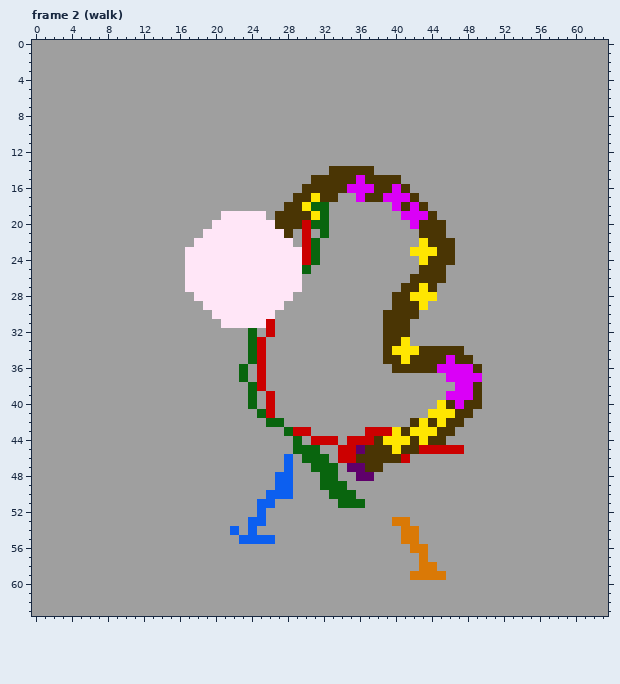
Two states of a pixel-art file, Art/Sprites/flor-malvada.ase. Above is the file before it was changed.
64x64 pixels, 16 frames. Shown: frame 2 (walk). The commit also changed other frames, which this record leaves out.
New version:
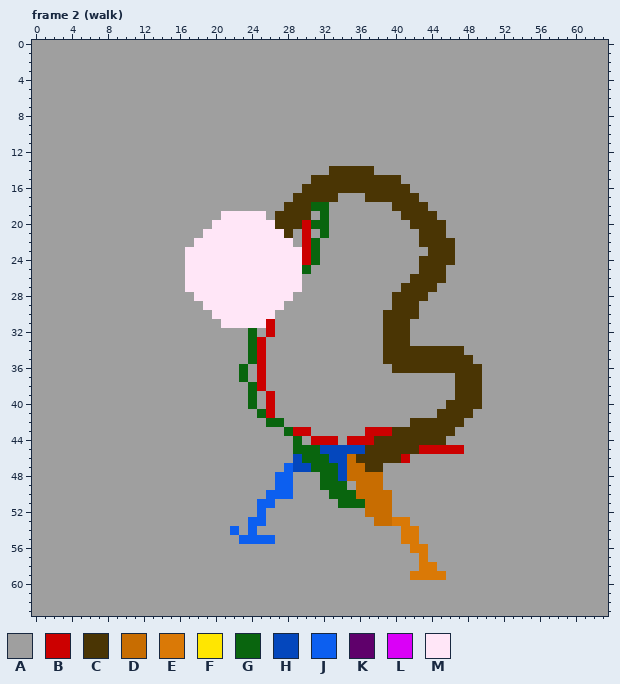
Palette (. is transparent): A #9f9f9f  B #cc0000  C #4a3504  D #c86d01  E #da7906  F #ffe601  G #09650e  H #0447bd  J #0c5ff0  K #5f006b  L #da00f7  M #ffe6f7
The commit says: 🎨 perna superior da florzinha
The edit:
{"change": "layer \"perna traseira coxa\" added"}
{"change": "layer \"perna frontal coxa\" added"}
{"change": "layer \"bolinhas/bolinhas\" now hidden"}
{"change": "layer \"bolinhas/bolinhas 2\" now hidden"}
{"change": "layer \"bolinhas/bolinhas 3\" now hidden"}
{"change": "layer \"bolinhas/bolinhas 4\" now hidden"}
{"change": "layer \"bolinhas/bolinhas 5\" now hidden"}
{"where": "frame 2 (walk)"}
{"frame":2,"y":15,"x":36,"old":"L","new":"C"}
{"frame":2,"y":16,"x":35,"old":"LLL","new":"CCC"}
{"frame":2,"y":16,"x":40,"old":"L","new":"C"}
{"frame":2,"y":17,"x":31,"old":"F","new":"C"}
{"frame":2,"y":17,"x":36,"old":"L","new":"A"}
{"frame":2,"y":17,"x":39,"old":"LLL","new":"CCC"}
{"frame":2,"y":18,"x":30,"old":"F","new":"C"}
{"frame":2,"y":18,"x":40,"old":"L","new":"C"}
{"frame":2,"y":18,"x":42,"old":"L","new":"C"}
{"frame":2,"y":19,"x":31,"old":"F","new":"A"}
{"frame":2,"y":19,"x":41,"old":"LLL","new":"CCC"}
{"frame":2,"y":20,"x":42,"old":"L","new":"C"}
{"frame":2,"y":22,"x":43,"old":"F","new":"C"}
{"frame":2,"y":23,"x":42,"old":"FFF","new":"AAC"}
{"frame":2,"y":24,"x":43,"old":"F","new":"C"}
{"frame":2,"y":27,"x":43,"old":"F","new":"C"}
{"frame":2,"y":28,"x":42,"old":"FFF","new":"CCA"}
{"frame":2,"y":29,"x":43,"old":"F","new":"A"}
{"frame":2,"y":33,"x":41,"old":"F","new":"C"}
{"frame":2,"y":34,"x":40,"old":"FFF","new":"CCC"}
{"frame":2,"y":35,"x":41,"old":"F","new":"C"}
{"frame":2,"y":35,"x":46,"old":"L","new":"C"}
{"frame":2,"y":36,"x":45,"old":"LLLL","new":"CCCC"}
{"frame":2,"y":37,"x":46,"old":"LLLL","new":"ACCC"}
{"frame":2,"y":38,"x":47,"old":"LL","new":"CC"}
{"frame":2,"y":39,"x":46,"old":"LLL","new":"ACC"}
{"frame":2,"y":40,"x":45,"old":"F","new":"A"}
{"frame":2,"y":40,"x":47,"old":"L","new":"C"}
{"frame":2,"y":41,"x":44,"old":"FFF","new":"ACC"}
{"frame":2,"y":42,"x":43,"old":"F","new":"C"}
{"frame":2,"y":42,"x":45,"old":"F","new":"C"}
{"frame":2,"y":43,"x":40,"old":"F","new":"C"}
{"frame":2,"y":43,"x":42,"old":"FFF","new":"CCC"}
{"frame":2,"y":44,"x":39,"old":"FFF","new":"CCC"}
{"frame":2,"y":44,"x":43,"old":"F","new":"C"}
{"frame":2,"y":45,"x":32,"old":"AABBK","new":"HHHHH"}
{"frame":2,"y":45,"x":40,"old":"F","new":"C"}
{"frame":2,"y":46,"x":28,"old":"JA","new":"AH"}
{"frame":2,"y":46,"x":33,"old":"ABB","new":"HHD"}
{"frame":2,"y":47,"x":29,"old":"AA","new":"HH"}
{"frame":2,"y":47,"x":34,"old":"AKK","new":"HDD"}
{"frame":2,"y":48,"x":34,"old":"AAKKA","new":"HDDDD"}
{"frame":2,"y":49,"x":36,"old":"AAA","new":"DDD"}
{"frame":2,"y":50,"x":36,"old":"AAAA","new":"DDDD"}
{"frame":2,"y":51,"x":37,"old":"AAA","new":"DDD"}
{"frame":2,"y":52,"x":37,"old":"AAA","new":"DDD"}
{"frame":2,"y":53,"x":38,"old":"AA","new":"DD"}
{"label":"changed","picture_box":[302,175,437,310]}
{"label":"changed","picture_box":[284,337,482,526]}
